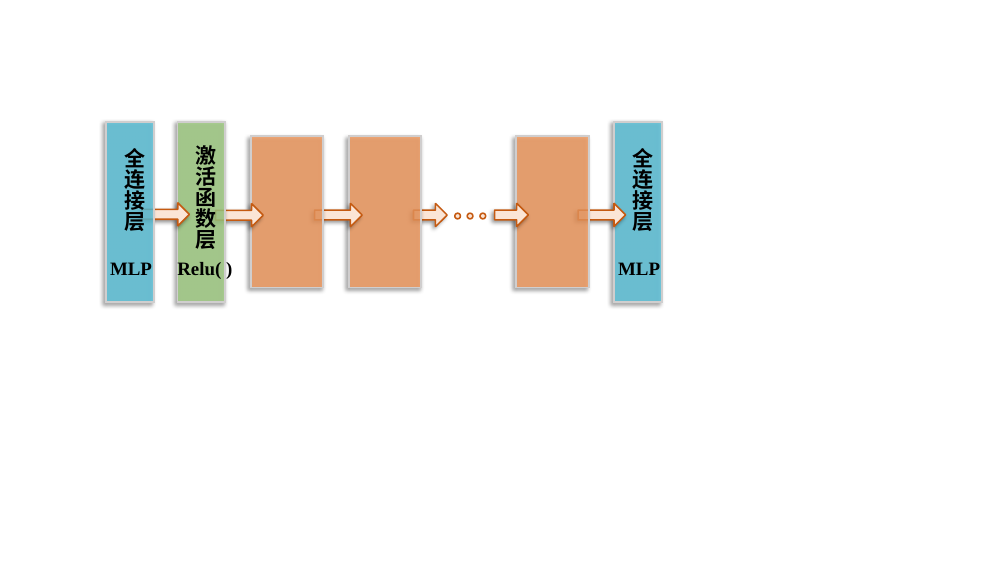
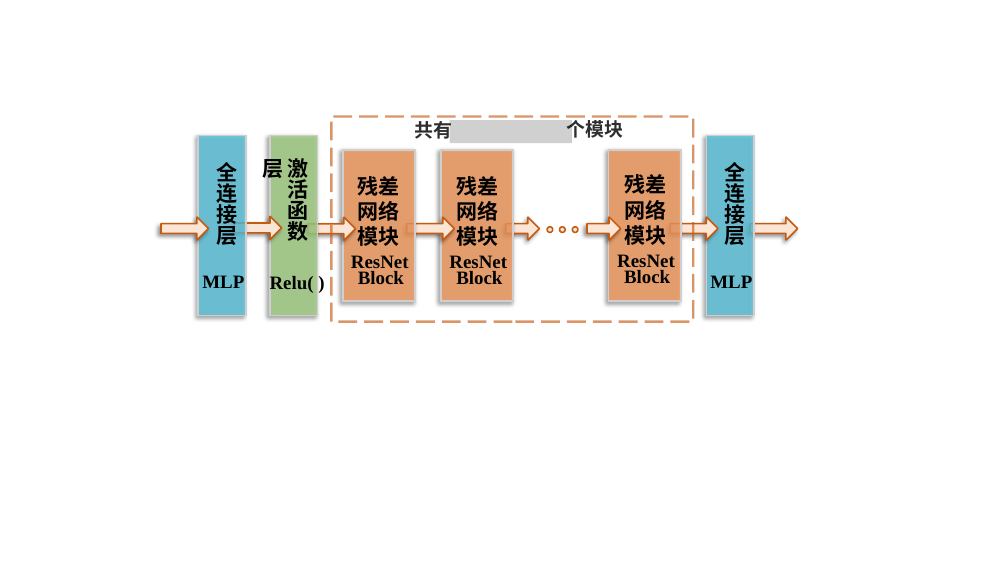
Before and after one commit to findmezackbone/BPs_BPTK, a slide deck: slide 6 of 演示文稿1.pptx. Drawn at 1008x567 pixels with LibreOffice and Linux fonts; fonts in the diff are those of the drawing; grey boxes stand for pictures. Boxes give left, top, right and bottom in pixels: in the first picture for what was removed or moved away, otherwise in the second. Text is boxed around its words. In the diff, an @@ line names an element or a change of style, - is before the commit and + after.

```diff
--- a/演示文稿1.pptx
+++ b/演示文稿1.pptx
@@ rectangle added at bbox=[331, 116, 693, 321], outline #C55A11 2.25 pt dashed @@
@@ text added at bbox=[414, 117, 452, 139], 18 pt, text #000000 at 82% opacity, bold @@
+共有
@@ text added at bbox=[566, 117, 623, 138], 18 pt, text #000000 at 82% opacity, bold @@
+个模块
@@ picture added at bbox=[450, 120, 572, 143] @@
@@ text added at bbox=[358, 176, 400, 246], 20 pt, text #000000, bold @@
+残差网络模块
@@ text added at bbox=[456, 173, 498, 246], 20 pt, text #000000, bold @@
+残差网络模块
@@ text added at bbox=[624, 171, 666, 245], 20 pt, text #000000, bold @@
+残差网络模块
@@ down arrow added at bbox=[161, 217, 209, 240], fill #FBE5D6, outline #C55A11 1.5 pt @@
@@ 5 texts, 5 rectangles, 5 down arrows, 2 ellipses: place and size @@
-5 texts, 5 rectangles, 5 down arrows, 2 ellipses at bbox=[106, 122, 662, 302]
+5 texts, 5 rectangles, 5 down arrows, 2 ellipses at bbox=[198, 135, 754, 315]
@@ 1 text, 1 rectangle, 1 ellipse, 1 down arrow: place and size @@
-1 text, 1 rectangle, 1 ellipse, 1 down arrow at bbox=[196, 136, 626, 287]
+1 text, 1 rectangle, 1 ellipse, 1 down arrow at bbox=[288, 150, 718, 301]
@@ down arrow added at bbox=[750, 217, 798, 240], fill #FBE5D6, outline #C55A11 1.5 pt @@
@@ text added at bbox=[351, 255, 409, 273], 18 pt, text #000000, bold @@
+ResNet
@@ text added at bbox=[449, 255, 507, 273], 18 pt, text #000000, bold @@
+ResNet
@@ text added at bbox=[617, 254, 675, 271], 18 pt, text #000000, bold @@
+ResNet
@@ text added at bbox=[358, 271, 404, 284], 18 pt, text #000000, bold @@
+Block
@@ text added at bbox=[456, 271, 502, 284], 18 pt, text #000000, bold @@
+Block
@@ text added at bbox=[624, 270, 670, 283], 18 pt, text #000000, bold @@
+Block
```
Also in this commit, not shown: 8 other files.
